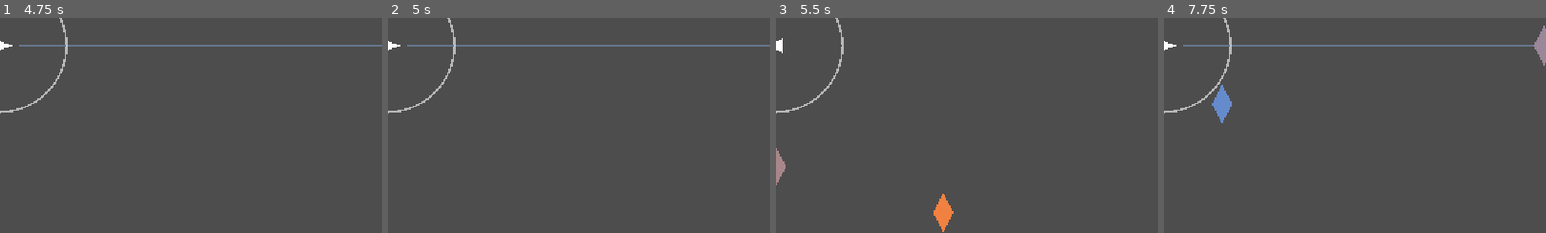
Above: before the commit, frames 1-4 (left to right).
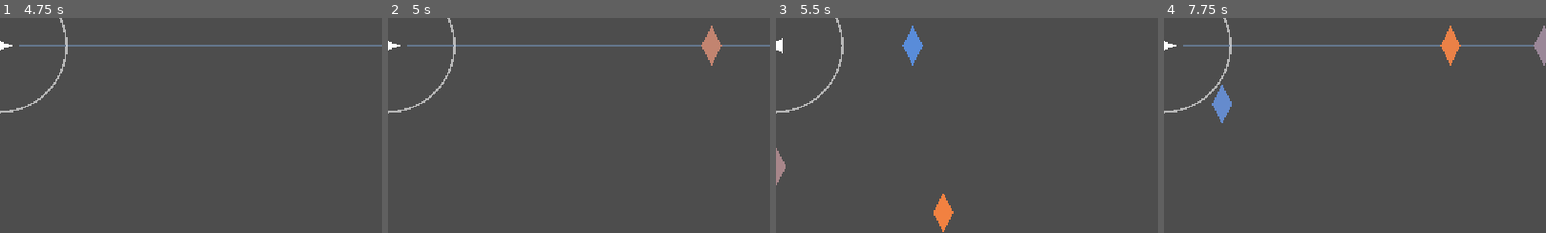
Above: after the commit, the same moments.

Repository: dreik123/MusicBullet
Game: Godot game, scene res://main.tscn
The game is run twice, just before and just after one commit, with the same random seed, the same clock (stepped at 60 frames per second) and the same inputs.
Inputs (mouse positions are % of the whole screen's width and height, from its top left):
- Up to frame 1 (4.75 s): tap Enter at 0.5, 2 s; move the mouse to (45, 70) at 0.52 s; press the mouse at (45, 70) at 0.53 s; tap Space at 1.25 s; move the mouse to (80, 65) at 1.27 s; release the mouse at (80, 65) at 1.28 s; click (80, 65) at 1.35 s; move the mouse to (20, 35) at 2.02 s; press the mouse at (20, 35) at 2.03 s; move the mouse to (55, 50) at 2.77 s; release the mouse at (55, 50) at 2.78 s; click (55, 50) at 2.85 s; move the mouse to (35, 25) at 3.52 s; press the mouse at (35, 25) at 3.53 s; move the mouse to (72, 45) at 4.27 s; release the mouse at (72, 45) at 4.28 s; click (72, 45) at 4.35 s
- Up to frame 2 (5 s): no input
- Up to frame 3 (5.5 s): tap Space at 5 s; move the mouse to (30, 55) at 5.02 s; press the mouse at (30, 55) at 5.03 s
- Up to frame 4 (7.75 s): move the mouse to (60, 28) at 5.77 s; release the mouse at (60, 28) at 5.78 s; click (60, 28) at 5.85 s; move the mouse to (45, 70) at 6.52 s; press the mouse at (45, 70) at 6.53 s; tap Enter at 7.25 s; move the mouse to (80, 65) at 7.27 s; release the mouse at (80, 65) at 7.28 s; click (80, 65) at 7.35 s
The pictures show only the part of the screen within x 50-100%, y 44-94%; the shares and areas given below are measured in that part.

Frame 1 is identical in both runs. In frame 2, 0.5% of the frame differs, in the area x 82-88%, y 3-23%; in frame 3, 0.5%; in frame 4, 0.5%.

Commit message:
fixed hits out of the visible area

Diff:
--- a/player.gd
+++ b/player.gd
@@ -58,9 +58,11 @@
 	var shot_time = main.music_time
 	var ray_start = muzzle.global_position
 	var ray_direction = Vector2.RIGHT.rotated(global_rotation)
+	var visible_distance = main._ray_viewport_exit_distance(ray_start, ray_direction)
+	var ray_length = min(get_raycast_length(), visible_distance)
 	var query = PhysicsRayQueryParameters2D.create(
 		ray_start,
-		ray_start + ray_direction * get_raycast_length()
+		ray_start + ray_direction * ray_length
 	)
 	query.collide_with_areas = true
 
